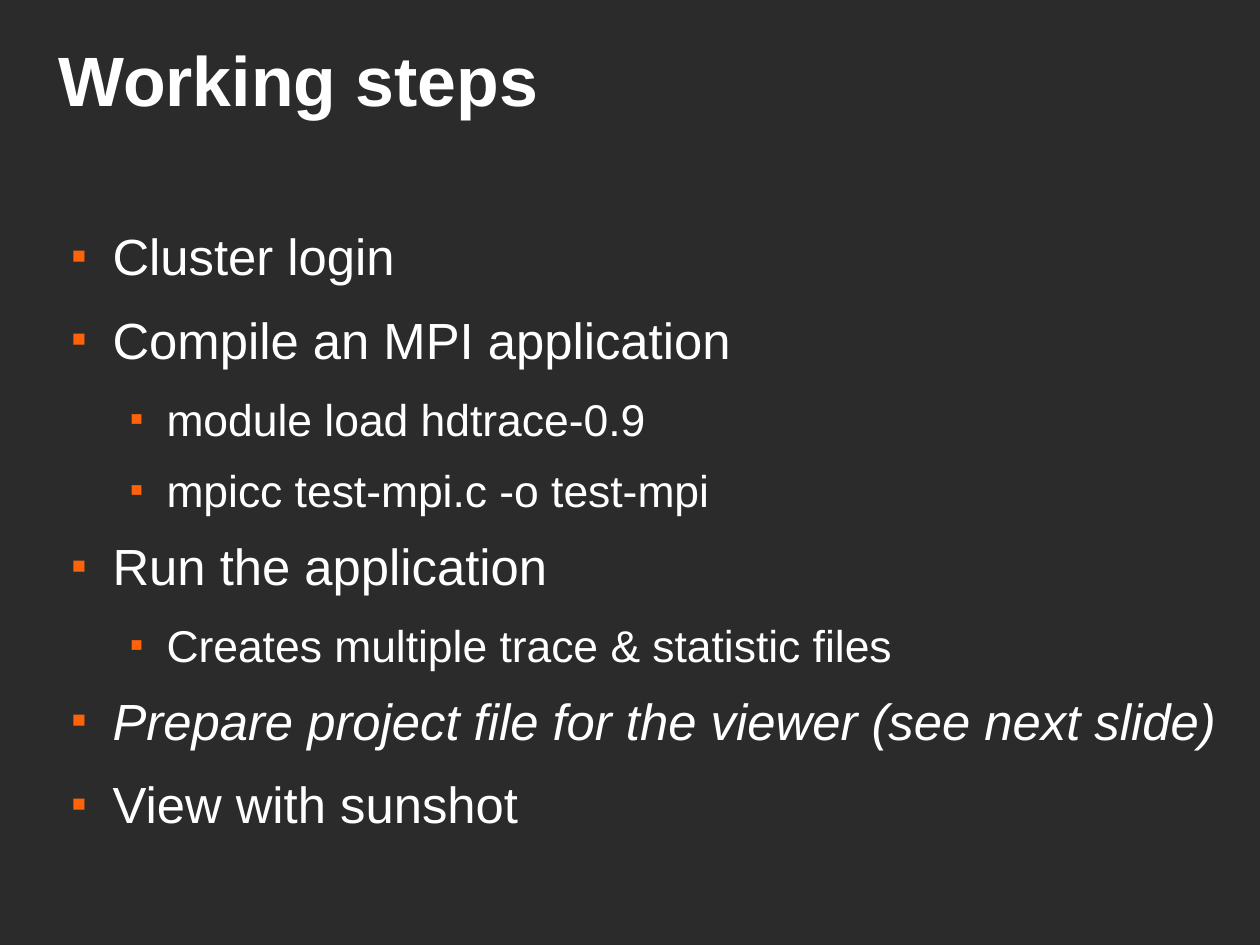
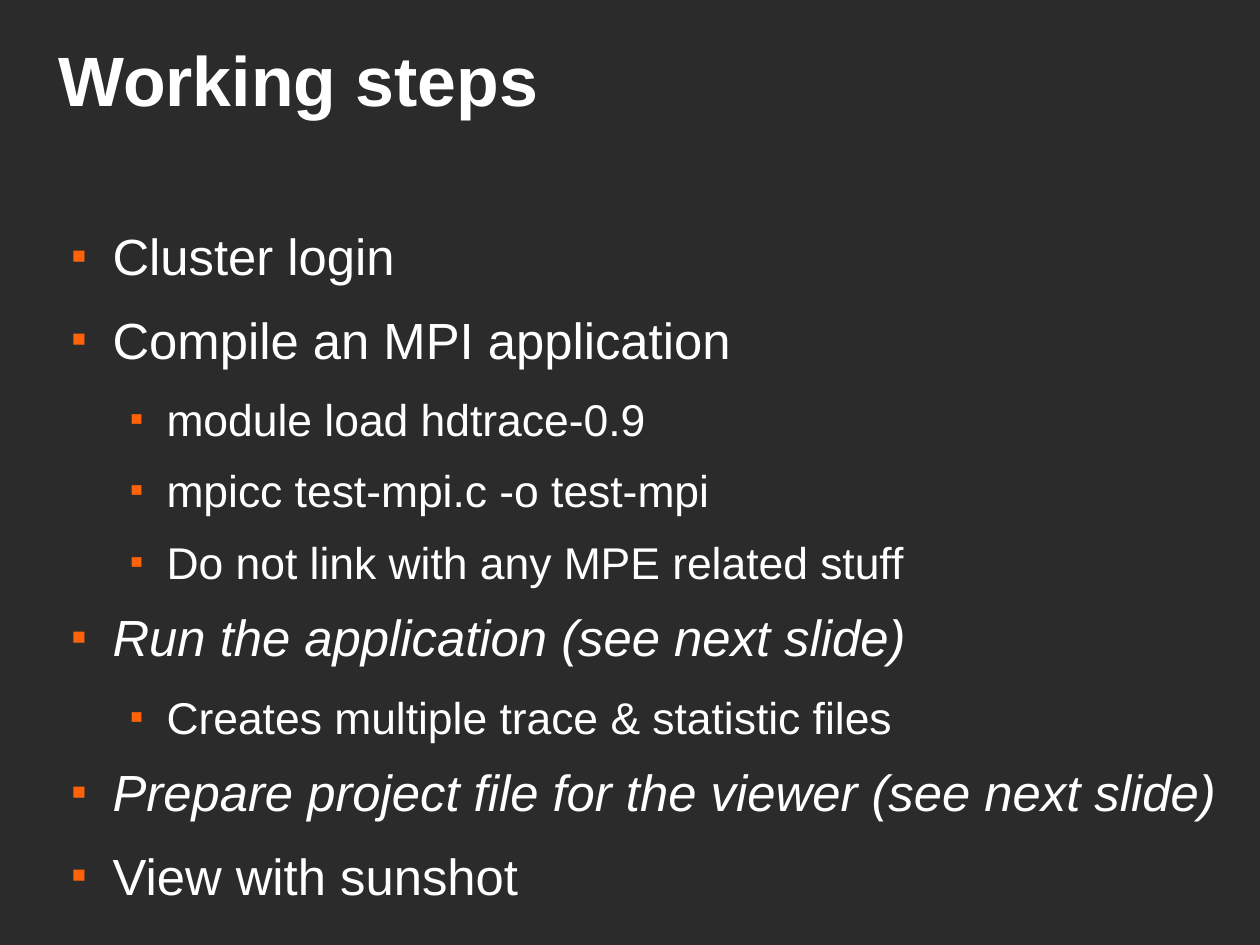
Before and after one commit to JulianKunkel/hdtrace-piosim, a slide deck: slide 4 of PIOsimHD-Doc/Presentations/pvs-cluster-version-2009-07-06.odp (slide 2 before the commit). Drawn at 1260x945 pixels with LibreOffice and Linux fonts; fonts in the diff are those of the drawing; background and template pictures are left out; a plain dark background stands for a picture behind light text. Boxes give left, top, right and bottom in pixels: in the first picture for what was removed or moved away, otherwise in the second. Text is boxed around its words. In the diff, an @@ line names an element or a change of style, - is before the commit and + after.

```diff
--- a/PIOsimHD-Doc/Presentations/pvs-cluster-version-2009-07-06.odp
+++ b/PIOsimHD-Doc/Presentations/pvs-cluster-version-2009-07-06.odp
@@ text at (113, 546, 905, 667): text changed; size 32 to 28 pt @@
-■ Run the application
+  ■ Do not link with any MPE related stuff
+■ Run the application (see next slide)
```
Also in this commit, not shown: 1 other slide changed, 5 slides added.
